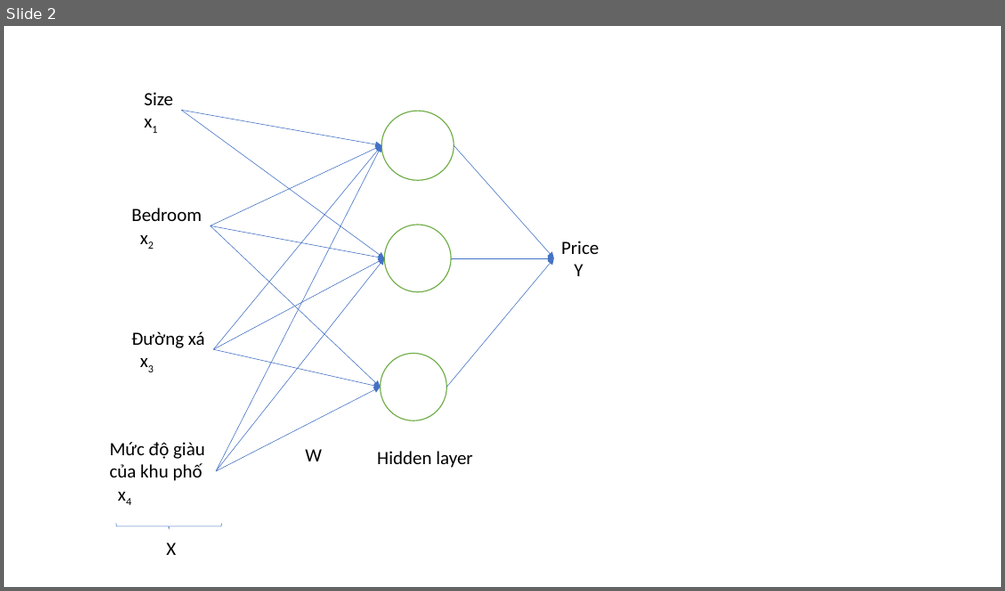
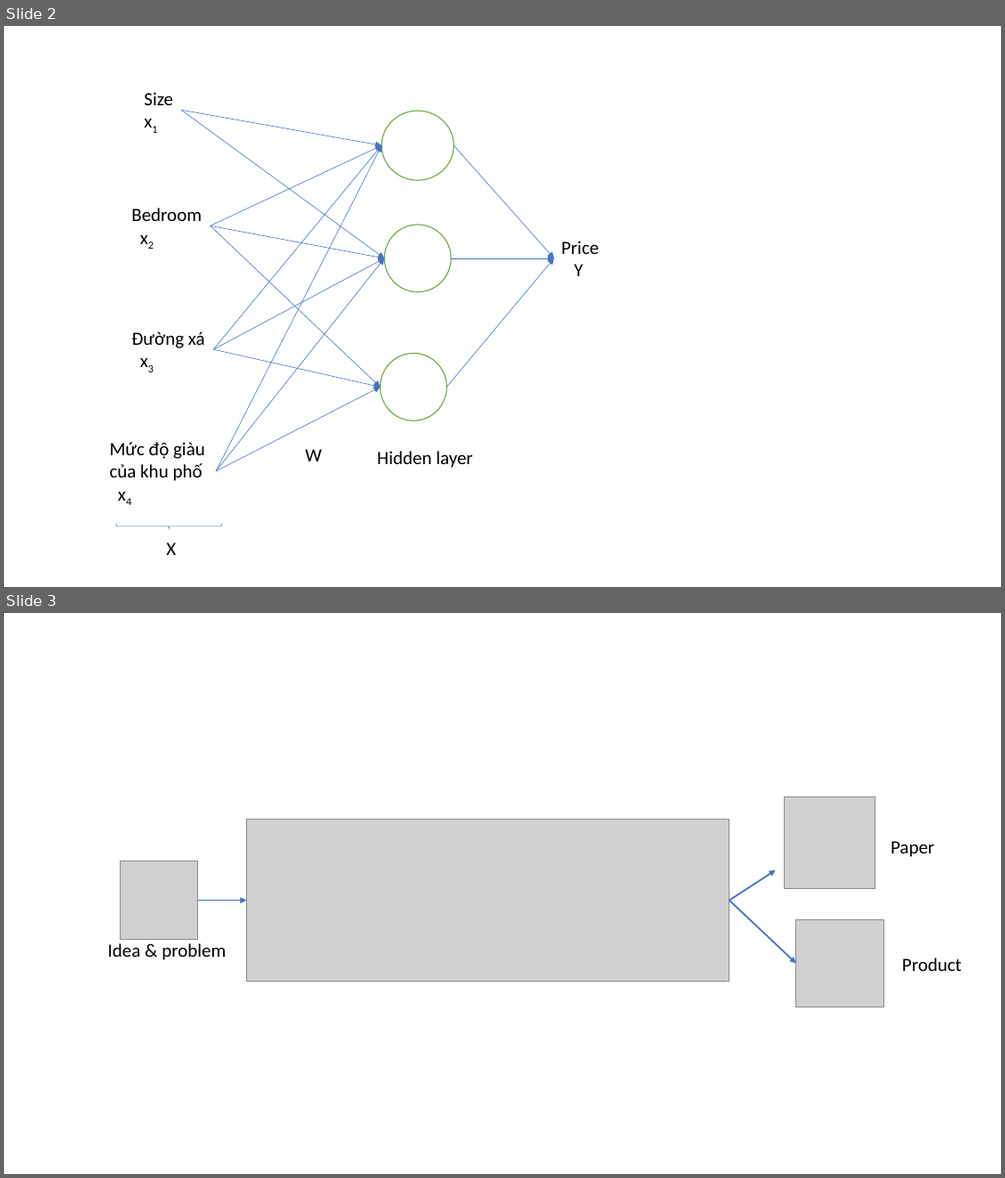
Before and after one commit to AppSalmon/AppSalmon.github.io, a slide deck: my_data/create_image/creater.pptx. Shown one above the other, each under a label of ours: slide 2 before the commit, slides 2 and 3 after it. The pictures are 1005x591 and 1005x1178 pixels, drawn with LibreOffice and Linux fonts; fonts in the diff are those of the drawing; grey boxes stand for pictures. Boxes give left, top, right and bottom in pixels: in the first picture for what was removed or moved away, otherwise in the second. Text is boxed around its words. In the diff, an @@ line names an element or a change of style, - is before the commit and + after.

```diff
--- a/my_data/create_image/creater.pptx
+++ b/my_data/create_image/creater.pptx
@@ slide 3 added at (4, 613, 1001, 1174), background #FFFFFF @@
@@ picture added at (784, 797, 875, 888) @@
@@ picture added at (246, 819, 729, 981) @@
@@ text added at (890, 841, 934, 857), 18 pt, text #000000 @@
+Paper
@@ picture added at (120, 861, 198, 939) @@
@@ arrow added from (729, 900) to (776, 870), #4472C4 1.5 pt @@
@@ arrow added from (198, 900) to (246, 900), #4472C4 1.5 pt @@
@@ arrow added from (729, 900) to (796, 963), #4472C4 1.5 pt @@
@@ picture added at (796, 919, 883, 1007) @@
@@ text added at (108, 943, 226, 960), 18 pt, text #000000 @@
+Idea & problem
@@ text added at (902, 957, 962, 971), 18 pt, text #000000 @@
+Product
```
Also in this commit, not shown: 6 other files.
